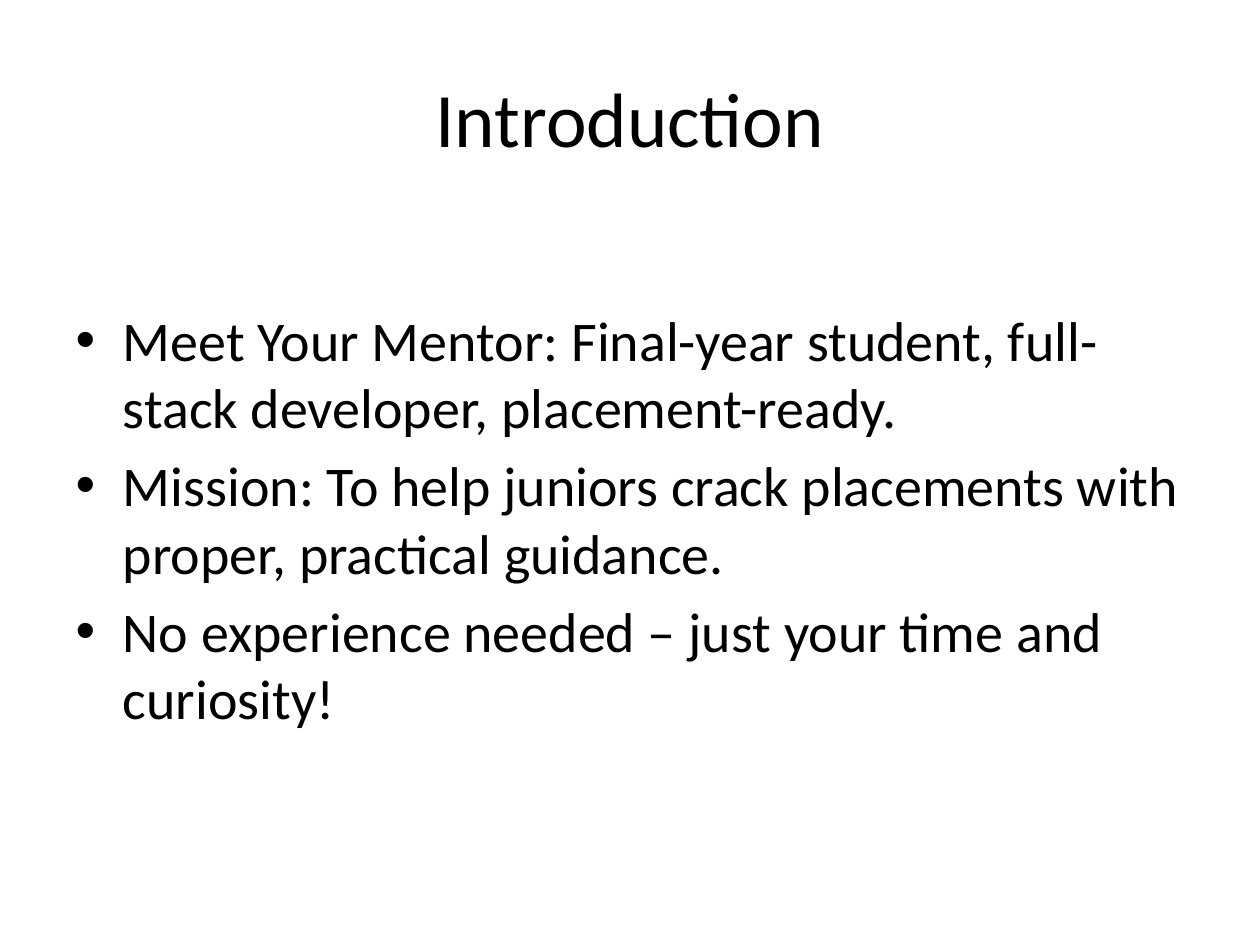
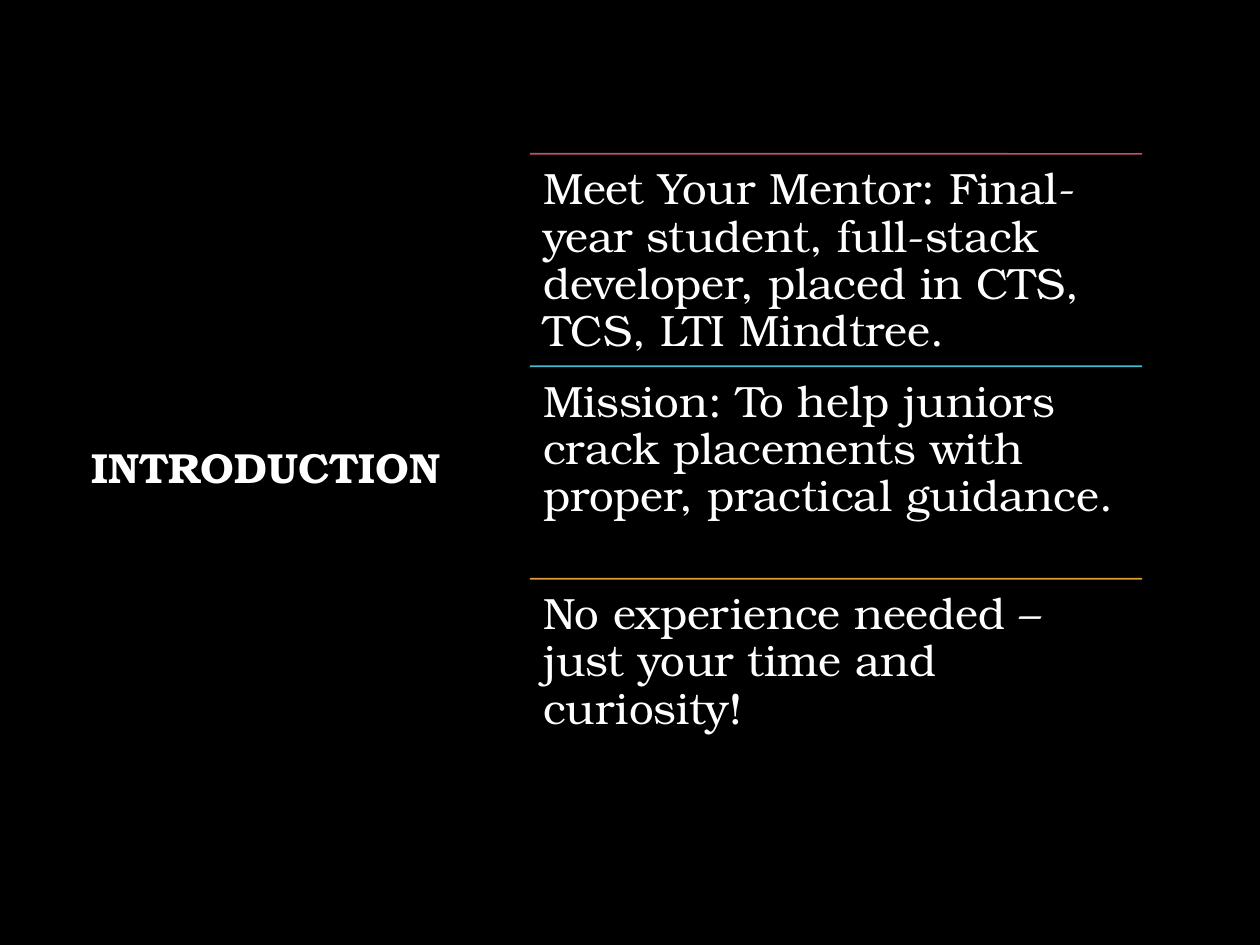
Before and after one commit to R-Venkat-Kalyan/Career-Launchpad, a slide deck: slide 2 of Summer_Placement_Training_Presentation.pptx. Drawn at 1260x945 pixels with LibreOffice and Linux fonts; fonts in the diff are those of the drawing; background and template pictures are left out. Boxes give left, top, right and bottom in pixels: in the first picture for what was removed or moved away, otherwise in the second. Text is boxed around its words. In the diff, an @@ line names an element or a change of style, - is before the commit and + after.

Commit message:
completed ppt

```diff
--- a/Summer_Placement_Training_Presentation.pptx
+++ b/Summer_Placement_Training_Presentation.pptx
@@ background #FFFFFF to picture (left out) @@
@@ text removed at (x1=123, y1=322, x2=1178, y2=728) @@
-• Meet Your Mentor: Final-year student, full-stack developer, placement-ready.
-• Mission: To help juniors crack placements with proper, practical guidance.
-• No experience needed – just your time and curiosity!
@@ title at (x1=92, y1=454, x2=441, y2=484): text changed; size 44 to 24 pt; font Calibri to TeX Gyre Bonum; text colour #000000 to #FFFFFF; bold on @@
-Introduction
+INTRODUCTION
@@ group added at (x1=530, y1=154, x2=1143, y2=734): 3 lines, 3 texts @@
+Meet Your Mentor: Final-year student, full-stack developer, placed in CTS, TCS, LTI Mindtree.
+Mission: To help juniors crack placements with proper, practical guidance.
+No experience needed – just your time and curiosity!
```
Also in this commit, not shown: 7 other slides changed, 1 slide removed.
